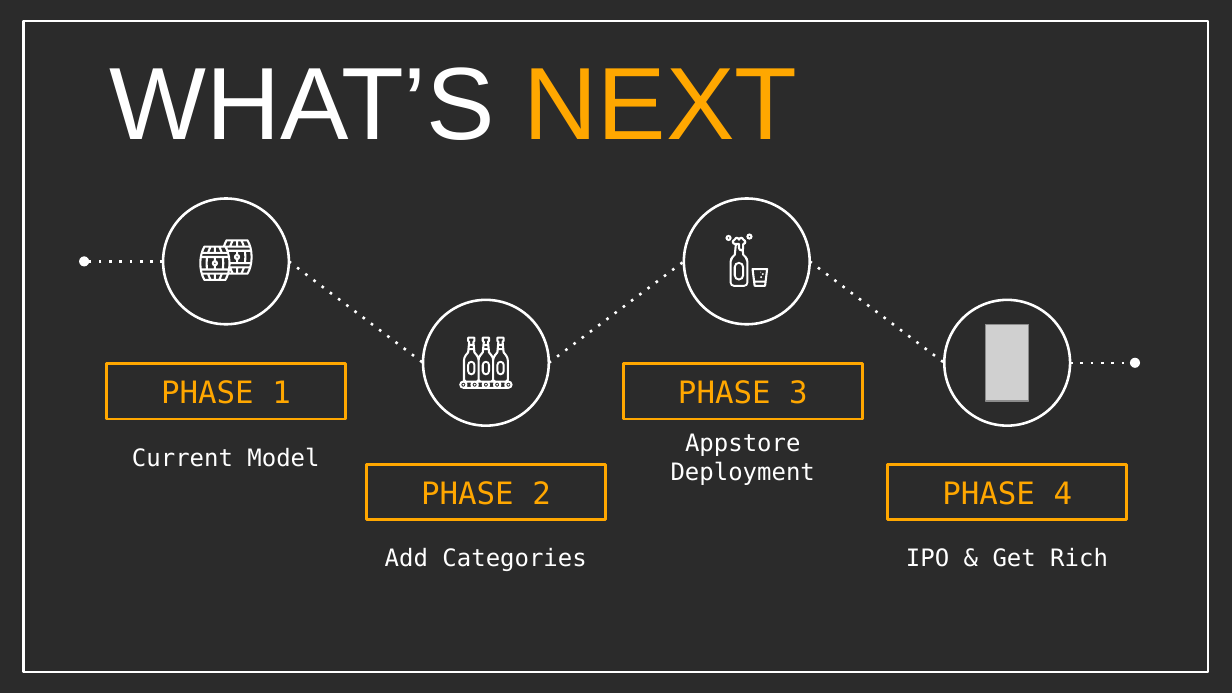
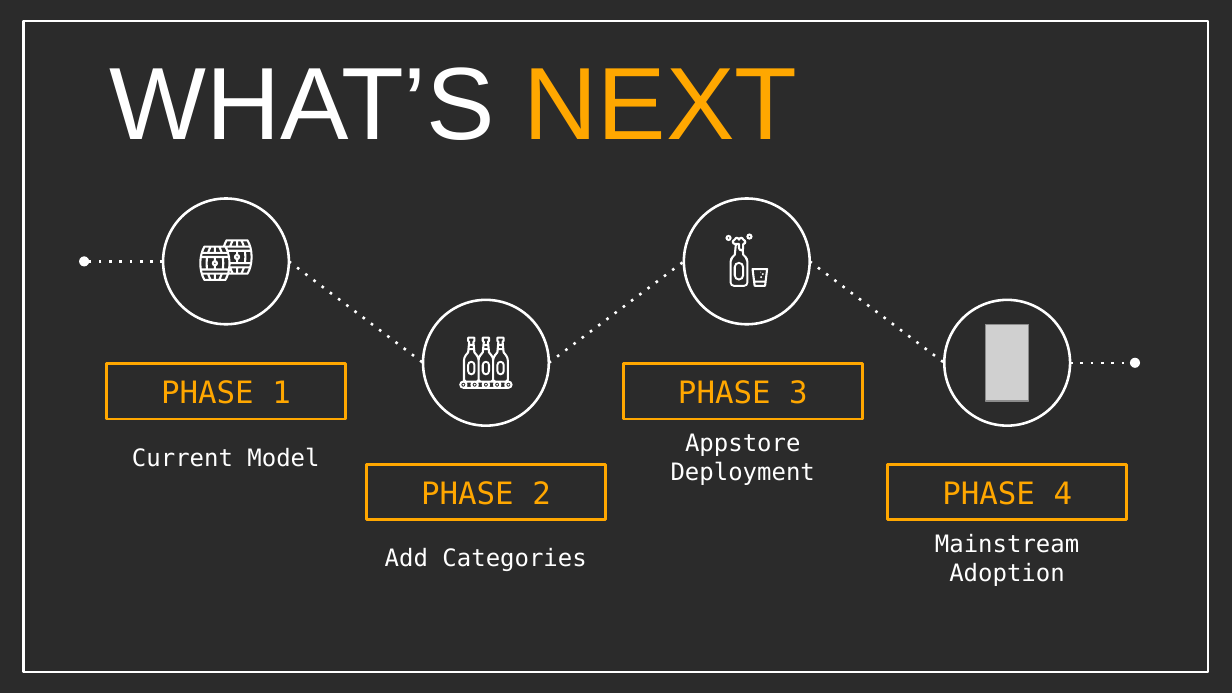
Before and after one commit to azwinlam/beerpricechecker, a slide deck: slide 20 of Beer Price Checker.pptx. Drawn at 1232x693 pixels with LibreOffice and Linux fonts; fonts in the diff are those of the drawing; grey boxes stand for pictures; background and template pictures are left out; a plain dark background stands for a picture behind light text. Boxes give left, top, right and bottom in pixels: in the first picture for what was removed or moved away, otherwise in the second. Text is boxed around its words. In the diff, an @@ line names an element or a change of style, - is before the commit and + after.

```diff
--- a/Beer Price Checker.pptx
+++ b/Beer Price Checker.pptx
@@ subtitle at box(935, 533, 1079, 586): text changed @@
-IPO & Get Rich
+Mainstream Adoption
```
